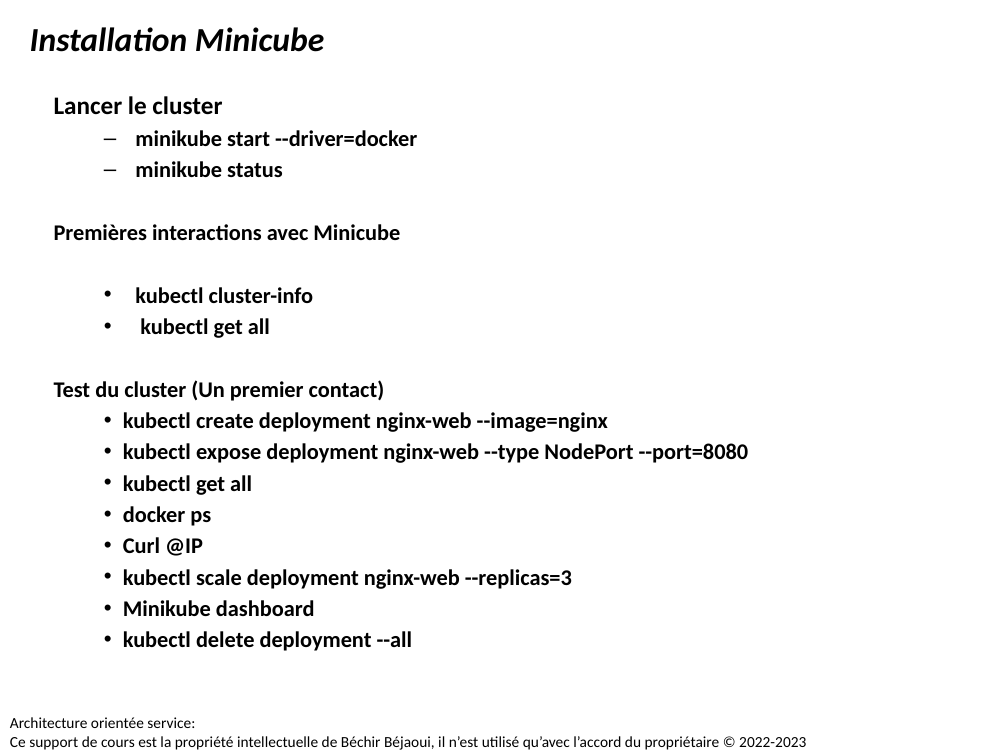
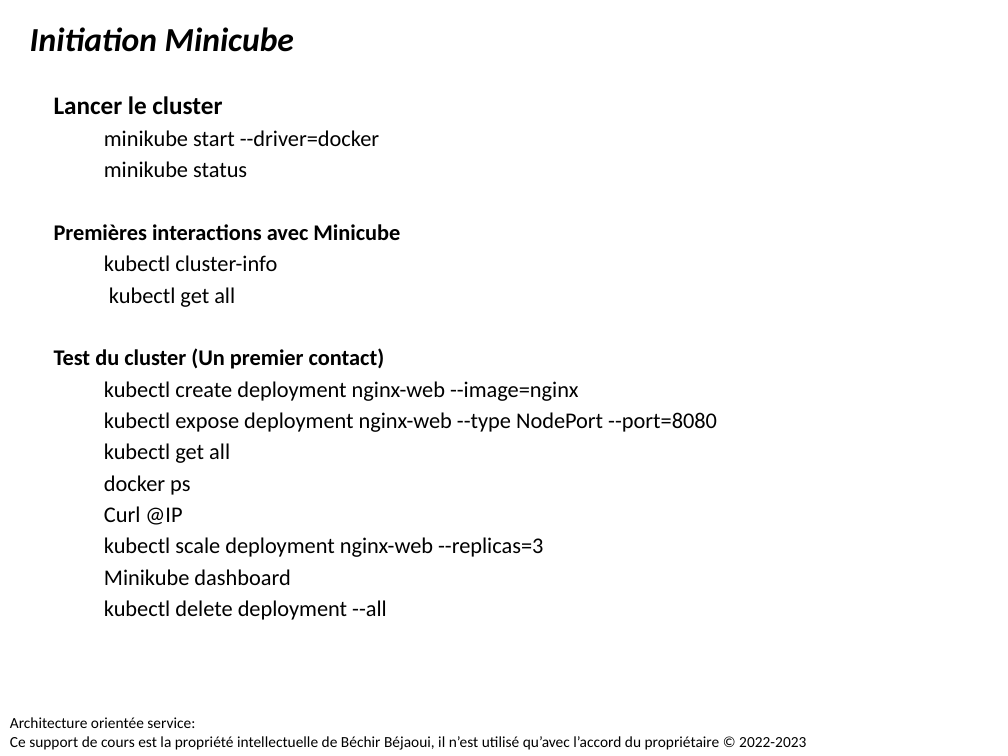
Before and after one commit to bejaouibechir/Devops2024, a slide deck: slide 12 of 5.Kubernetes/1.Les techniques de déploiements avec Kubernetes.pptx. Drawn at 1008x756 pixels with LibreOffice and Linux fonts; fonts in the diff are those of the drawing. Boxes give left, top, right and bottom in pixels: in the first picture for what was removed or moved away, otherwise in the second. Text is boxed around its words. In the diff, an @@ line names an element or a change of style, - is before the commit and + after.

```diff
--- a/5.Kubernetes/1.Les techniques de déploiements avec Kubernetes.pptx
+++ b/5.Kubernetes/1.Les techniques de déploiements avec Kubernetes.pptx
@@ text at [30,27,294,52]: text changed @@
-Installation Minicube
+Initiation Minicube
@@ text at [104,130,717,620]: bold off in "minikube start --driver=docker", "minikube status", "kubectl cluster-info", "kubectl get all" and 8 more places; bullet – to none; bullet • to none @@
```
Also in this commit, not shown: 9 other slides changed, 1 other file.
